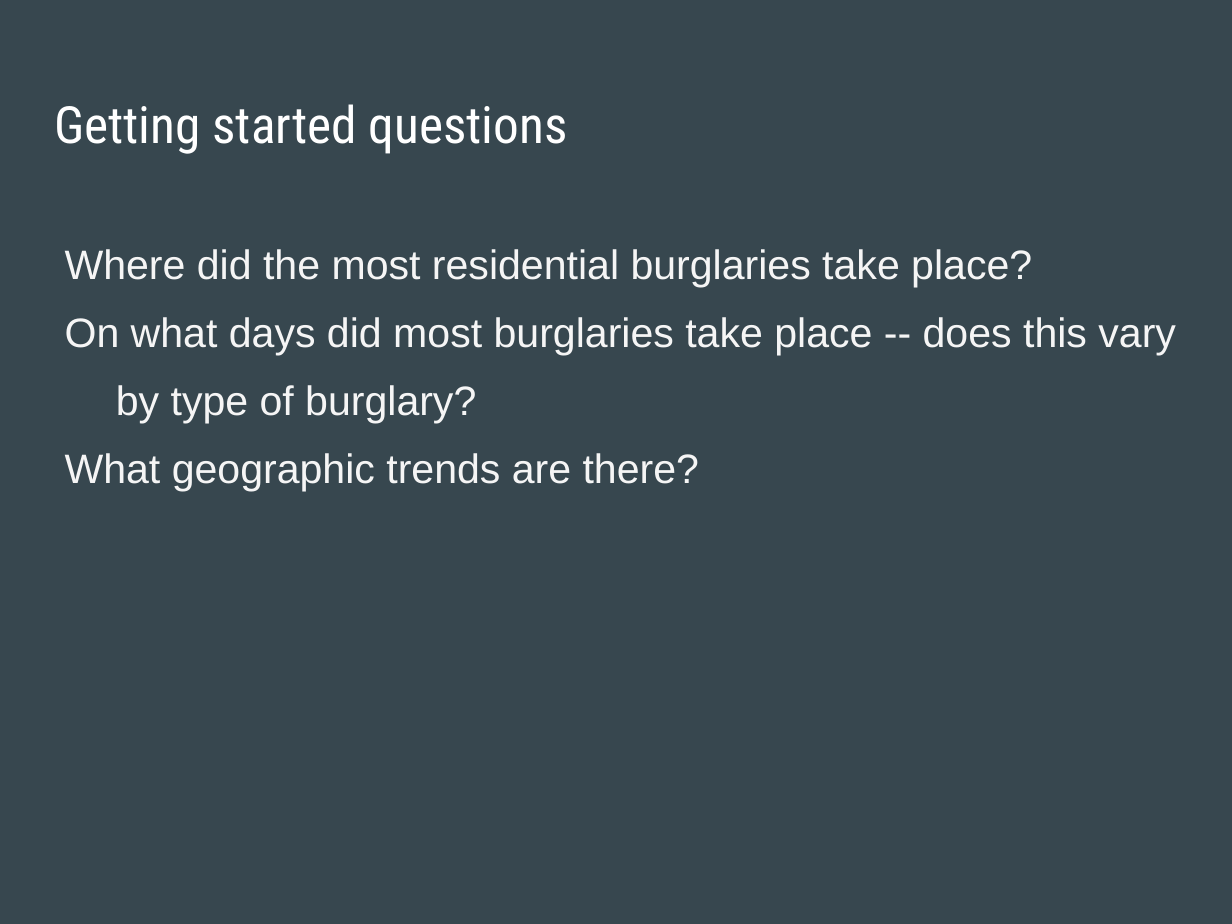
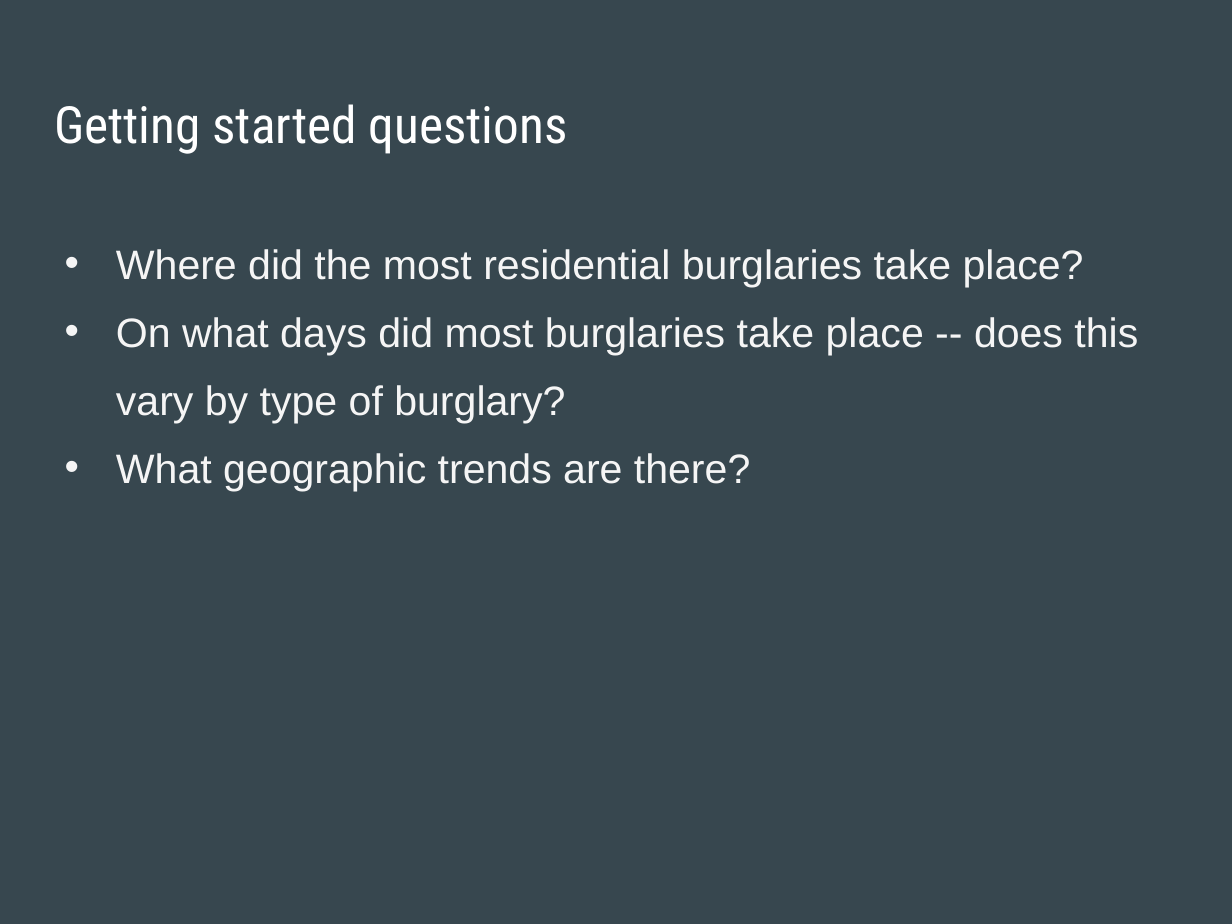
Before and after one commit to NCSU-Libraries/data-viz-workshops, a slide deck: slide 9 of Slides.pptx. Drawn at 1232x924 pixels with LibreOffice and Linux fonts; fonts in the diff are those of the drawing. Boxes give left, top, right and bottom in pixels: in the first picture for what was removed or moved away, otherwise in the second. Text is boxed around its words. In the diff, an @@ line names an element or a change of style, - is before the commit and + after.

```diff
--- a/Slides.pptx
+++ b/Slides.pptx
@@ text "Where did the most residential ..." at [116, 249, 1138, 491]: bullet none to • @@
```
Also in this commit, not shown: 3 other slides changed, 1 other file.
